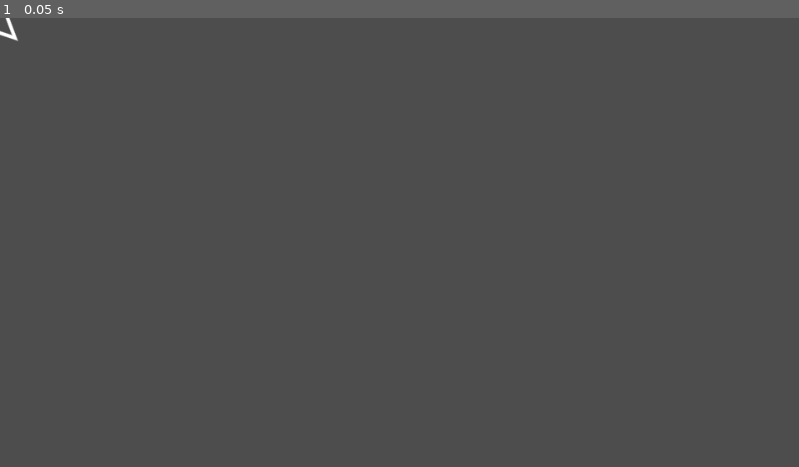
Above: before the commit, frame 1.
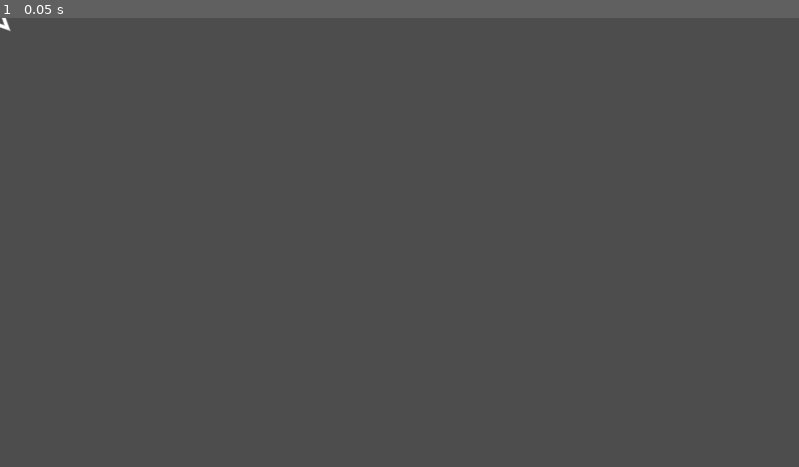
Above: after the commit, the same moment.

Repository: zabuuq/space-game
Game: Godot game, scene res://entities/ship/ship.tscn
Two runs of this game, one before a commit and one after it. Both use one fixed random seed, a clock stepped at 60 frames per second and the inputs below. This scene is started directly instead of the project's main scene.
Inputs:
- Up to frame 1 (0.05 s): no input

The runs differ from the first frame. In frame 1, less than 0.1% of the frame differs, in the area x 0-3%, y 0-6%.

Commit message:
feat: Halve the initial rendering size of ships and projectiles

Diff:
--- a/entities/projectile/projectile.gd
+++ b/entities/projectile/projectile.gd
@@ -2,7 +2,7 @@
 class_name Projectile
 
 const PROJECTILE_MAX_TRAVEL := 400.0 # WORLD_BOUNDS.size.x * 0.25 (1600 * 0.25)
-const PROJECTILE_RADIUS := 3.0
+const PROJECTILE_RADIUS := 1.5
 const PROJECTILE_RENDER_SIDES := 12
 
 var world_bounds := Rect2(Vector2.ZERO, Vector2(1600.0, 900.0))
--- a/entities/ship/ship.gd
+++ b/entities/ship/ship.gd
@@ -9,11 +9,11 @@
 
 ## Ship model points (Asteroids-style)
 const SHIP_POINTS: PackedVector2Array = [
-	Vector2(0, -24),   # Forward "nose" point
-	Vector2(18, 24),   # Back right "wing" point
-	Vector2(0, 18),    # Back middle "engine" point
-	Vector2(-18, 24),  # Left back "wing" point
-	Vector2(0, -24)    # Connect back to nose
+	Vector2(0, -12),   # Forward "nose" point
+	Vector2(9, 12),    # Back right "wing" point
+	Vector2(0, 9),     # Back middle "engine" point
+	Vector2(-9, 12),   # Left back "wing" point
+	Vector2(0, -12)    # Connect back to nose
 ]
 
 ## Game world bounds for wrapping logic
@@ -35,7 +35,7 @@
 
 const IMMUNITY_RING_WIDTH := 2.0
 const IMMUNITY_RING_RENDER_SIDES := 48
-const SHIP_HIT_RADIUS := 18.0
+const SHIP_HIT_RADIUS := 9.0
 const IMMUNITY_RING_EXTRA_PIXELS := 4.0
 
 const PROJECTILE_SCENE := preload("res://entities/projectile/projectile.tscn")
--- a/scripts/main.gd
+++ b/scripts/main.gd
@@ -5,7 +5,7 @@
 const WORLD_BOUNDS := Rect2(Vector2.ZERO, Vector2(1600.0, 900.0))
 const MAX_SHIPS := 6
 const FIRE_INTERVAL_SECONDS := 0.16
-const SHIP_HIT_RADIUS := 18.0
+const SHIP_HIT_RADIUS := 9.0
 const DAMAGE_IMMUNITY_SECONDS := 2.0
 const IMMUNE_ACCELERATION_MULTIPLIER := 4.0
 
Not shown, changed: _ai_tasks.md
